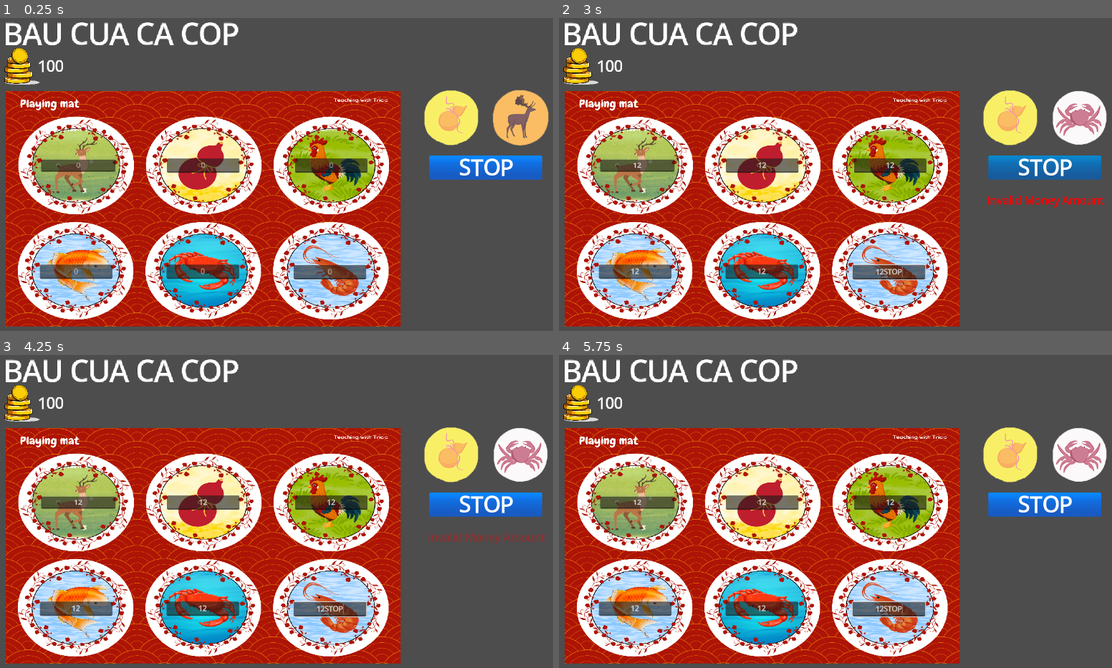
Above: before the commit, frames 1-4 (two rows, left to right).
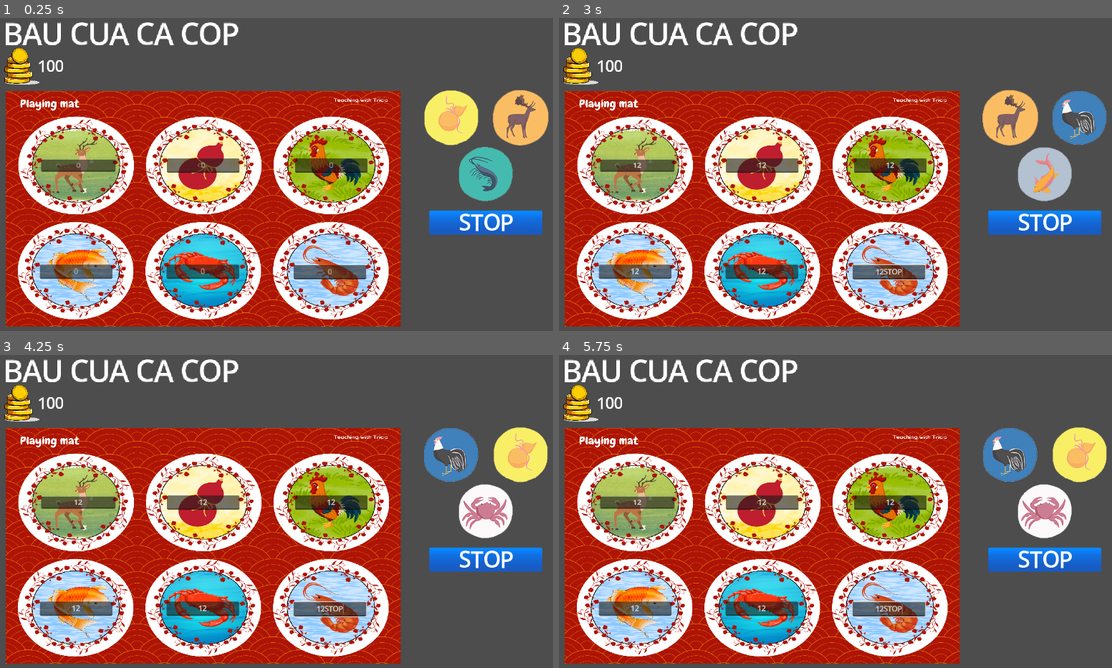
Above: after the commit, the same moments.

Repository: revvmp/Brackeys-Game-Jam-2025.2
Game: Godot game, scene res://mini_games/bau_cua_cap_cop/BauCuaCaCop.tscn
Same seed, same stepped clock (60 frames per second), same inputs: the game is played once before the commit and once after it. This scene is started directly instead of the project's main scene.
Inputs (mouse positions are in pixels of both pictures, inside the frame that each line leads up to):
- Up to frame 1 (0.25 s): no input
- Up to frame 2 (3 s): click (636, 165) at 0.52 s; type "12" at 0.6 s; click (763, 165) at 0.75 s; type "12" at 0.83 s; click (890, 165) at 0.98 s; type "12" at 1.07 s; click (636, 271) at 1.27 s; type "12" at 1.35 s; click (763, 271) at 1.5 s; type "12" at 1.58 s; click (890, 271) at 1.73 s; type "12" at 1.82 s; type "STOP" at 2 s; move the mouse to (1045, 168) at 2.77 s; click (1045, 168) at 2.85 s
- Up to frame 3 (4.25 s): move the mouse to (171, 527) at 3.52 s; click (171, 527) at 3.6 s
- Up to frame 4 (5.75 s): move the mouse to (901, 442) at 4.27 s; click (901, 442) at 4.35 s; move the mouse to (818, 577) at 5.02 s; click (818, 577) at 5.1 s

The runs differ from the first frame. In frame 1, 3.8% of the frame differs, in the area x 77-99%, y 41-70%; in frame 2, 6.8%, in the area x 76-100%, y 22-70%; in frame 3, 6.8%; in frame 4, 6.5%.

Commit message:
FEAT: Add third dice to bau cua ca cop

Diff:
--- a/mini_games/bau_cua_cap_cop/BauCuaCaCop.tscn
+++ b/mini_games/bau_cua_cap_cop/BauCuaCaCop.tscn
@@ -25,14 +25,14 @@
 position = Vector2(84, 116)
 scale = Vector2(0.35, 0.35)
 
-[node name="RollButton2" parent="." instance=ExtResource("4_eaobg")]
-position = Vector2(1085, 342)
+[node name="RollButton" parent="." instance=ExtResource("4_eaobg")]
+position = Vector2(1085, 465)
 
 [node name="BauCuaCaCopDice" parent="." instance=ExtResource("3_8mrat")]
 position = Vector2(1085, 231)
 
 [node name="FadingText" parent="." instance=ExtResource("6_xydmx")]
-position = Vector2(952, 399)
+position = Vector2(952, 519)
 
 [connection signal="dice_roll_result" from="BauCuaCaCopDice" to="." method="_on_bau_cua_ca_cop_dice_dice_roll_result"]
 [connection signal="dice_roll_result" from="BauCuaCaCopDice" to="Board" method="_on_bau_cua_ca_cop_dice_dice_roll_result"]
--- a/mini_games/bau_cua_cap_cop/bau_cua_ca_cop.gd
+++ b/mini_games/bau_cua_cap_cop/bau_cua_ca_cop.gd
@@ -1,6 +1,10 @@
 extends Node2D
 
 
-func _on_bau_cua_ca_cop_dice_dice_roll_result(dice_one_type: String, dice_two_type: String) -> void:
-	# Update Money Here
-	print("Dice One: " + str(dice_one_type) + " | Dice Two: " + str(dice_two_type))
+func _on_bau_cua_ca_cop_dice_dice_roll_result(dice_one_type: String,
+											dice_two_type: String,
+											dice_three_type: String) -> void:
+	# Update Money Heres
+	print("Dice One: " + str(dice_one_type) +
+			" | Dice Two: " + str(dice_two_type) +
+			" | Dice Three: " + str(dice_three_type))
--- a/mini_games/bau_cua_cap_cop/objects/BauCuaCaCopDice.tscn
+++ b/mini_games/bau_cua_cap_cop/objects/BauCuaCaCopDice.tscn
@@ -49,3 +49,10 @@
 sprite_frames = SubResource("SpriteFrames_481ww")
 animation = &"idle"
 autoplay = "idle"
+
+[node name="DiceThree" type="AnimatedSprite2D" parent="."]
+position = Vector2(0, 126)
+sprite_frames = SubResource("SpriteFrames_481ww")
+animation = &"idle"
+autoplay = "idle"
+frame = 3
--- a/mini_games/bau_cua_cap_cop/objects/bau_cua_ca_cop_dice.gd
+++ b/mini_games/bau_cua_cap_cop/objects/bau_cua_ca_cop_dice.gd
@@ -12,8 +12,11 @@
 
 @onready var dice_one = $DiceOne
 @onready var dice_two = $DiceTwo
+@onready var dice_three = $DiceThree
 
-signal dice_roll_result(dice_one_type: DiceType, dice_two_type: DiceType)
+signal dice_roll_result(dice_one_type: DiceType,
+						dice_two_type: DiceType,
+						dice_two_three: DiceType)
 
 func _on_ready():
 	randomize()
@@ -22,12 +25,16 @@
 
 	dice_one.stop()
 	dice_two.stop()
+	dice_three.stop()
 
 	var rand_result = randi_range(0, 5)
 	var rand_result_two = randi_range(0, 5)
+	var rand_result_three = randi_range(0, 5)
 
 	dice_one.frame = rand_result
 	dice_two.frame = rand_result_two
+	dice_three.frame = rand_result_three
 
 	dice_roll_result.emit(DiceType.keys()[rand_result],
-				DiceType.keys()[rand_result_two])
+						DiceType.keys()[rand_result_two],
+						DiceType.keys()[rand_result_three])
